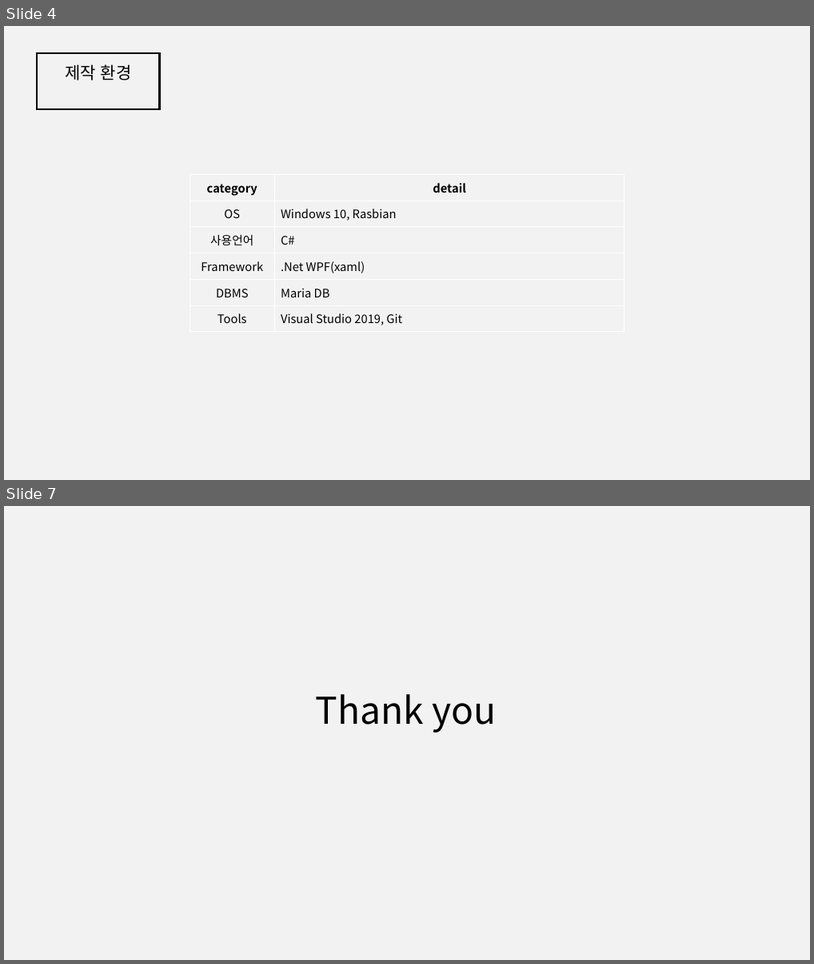
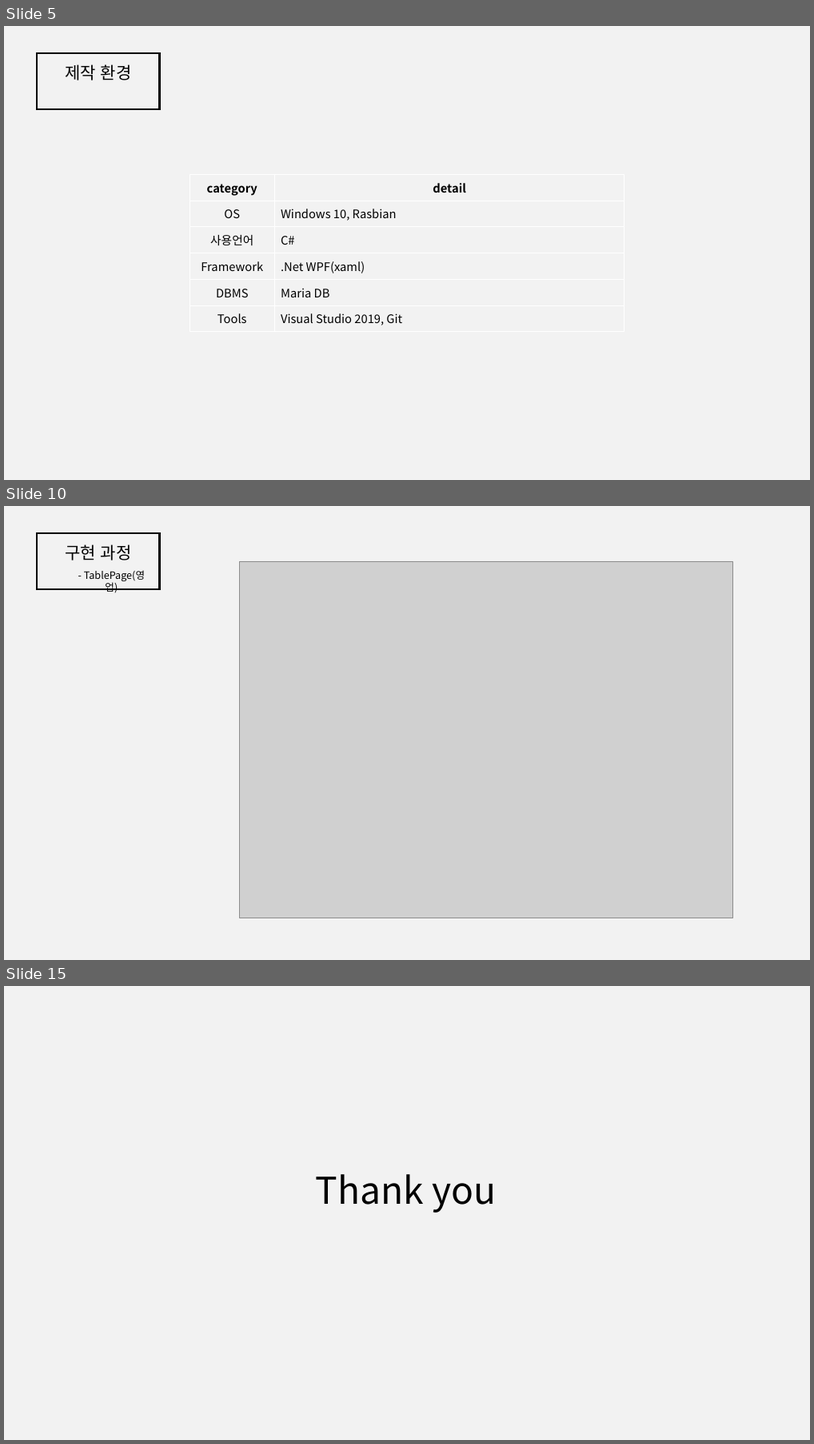
Before and after one commit to elien940318/capstone_POS_csharp, a slide deck: 21324104_2학기캡스톤.pptx. Shown one above the other, each under a label of ours: slides 4 and 7 before the commit, slides 5, 10 and 15 after it; the slides between them are not shown. The pictures are 814x964 and 814x1444 pixels, drawn with LibreOffice and Linux fonts; fonts in the diff are those of the drawing; grey boxes stand for pictures; background and template pictures are left out. Boxes give left, top, right and bottom in pixels: in the first picture for what was removed or moved away, otherwise in the second. Text is boxed around its words. In the diff, an @@ line names an element or a change of style, - is before the commit and + after.

```diff
--- a/21324104_2학기캡스톤.pptx
+++ b/21324104_2학기캡스톤.pptx
@@ slide 10 added at box(4, 506, 810, 960), background #F2F2F2 @@
@@ rectangle added at box(38, 533, 160, 589), outline #000000 2 pt @@
@@ text added at box(65, 544, 132, 560), 20 pt, text #000000 @@
+구현 과정
@@ text added at box(84, 570, 145, 592), 12 pt, text #000000 @@
+- TablePage(영업)
@@ picture added at box(240, 561, 734, 918) @@
@@ what was slide 4 is now slide 5 @@
@@ what was slide 7 is now slide 15 @@
```
Also in this commit, not shown: 2 slides changed, 9 other slides added, 2 slides removed, 12 other files.
